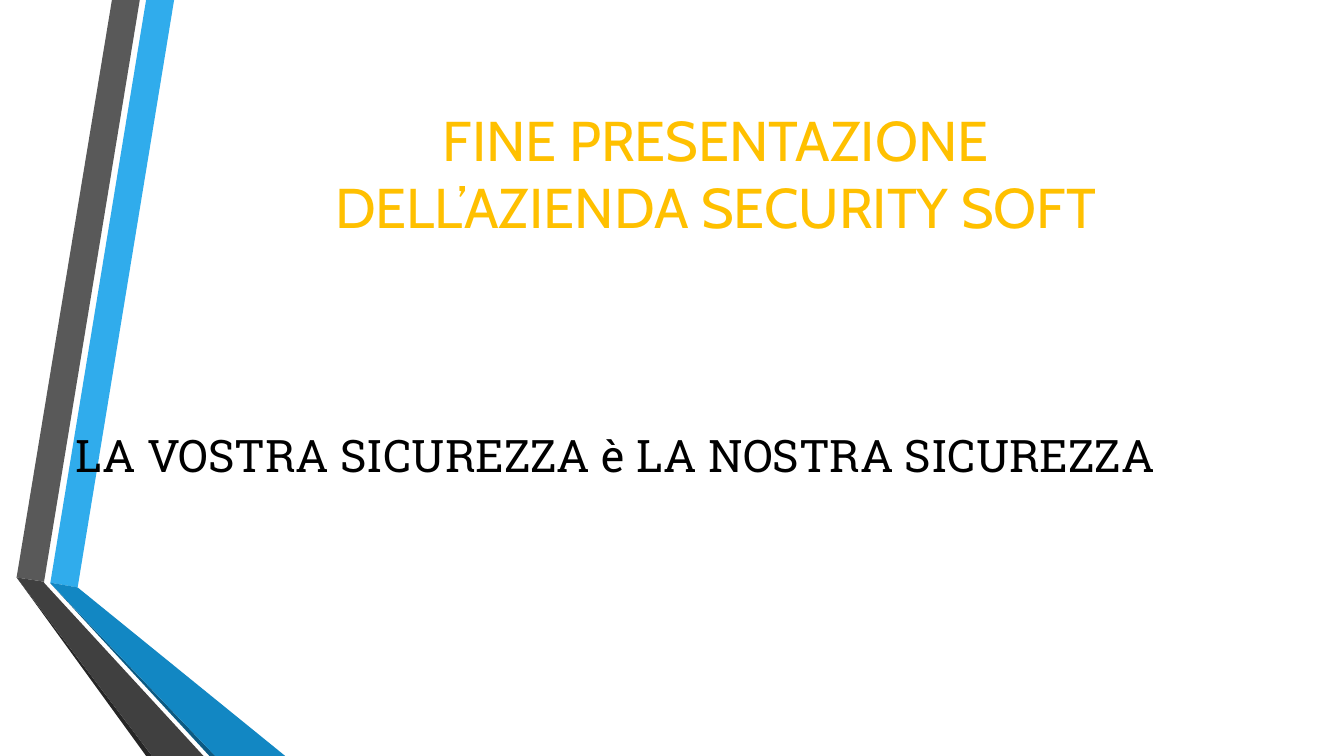
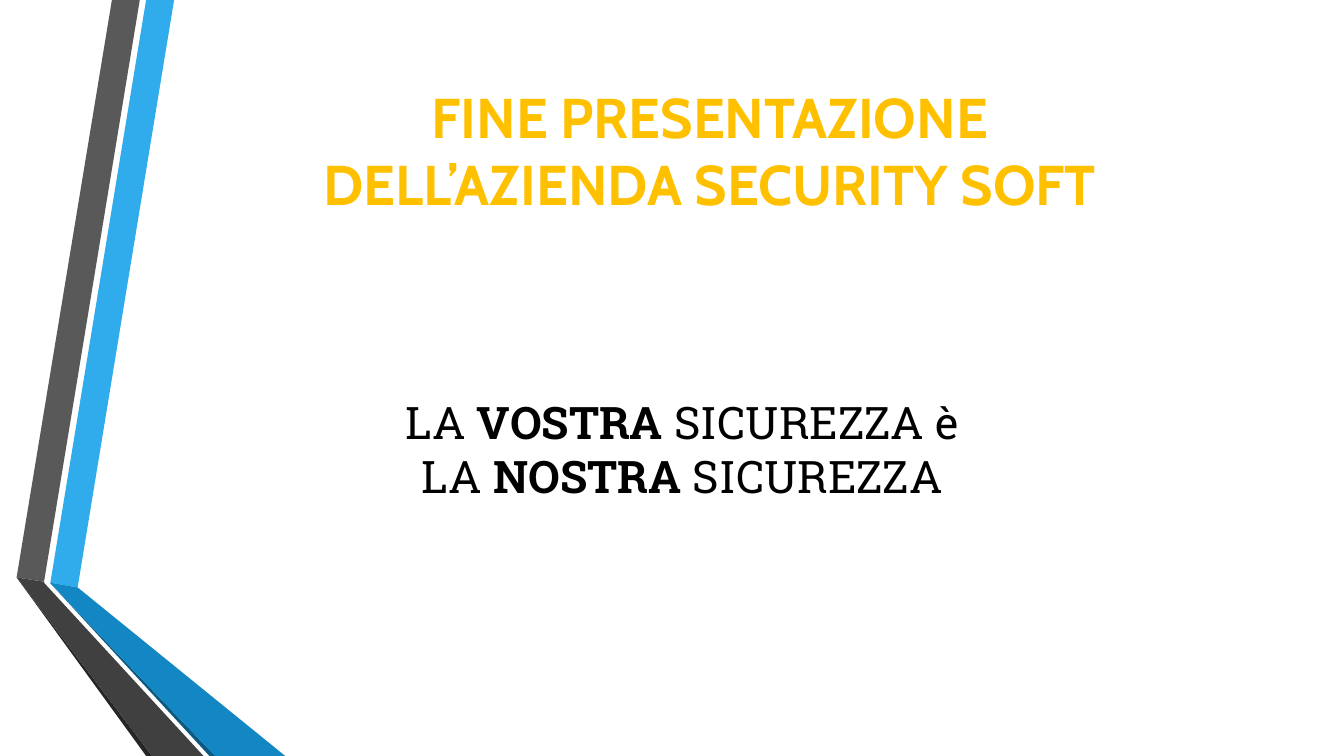
Before and after one commit to Lince99/GPOI, a slide deck: slide 10 of m0n0wall/Presentazione_M0n0wall.odp. Drawn at 1344x756 pixels with LibreOffice and Linux fonts; fonts in the diff are those of the drawing; background and template pictures are left out. Boxes give left, top, right and bottom in pixels: in the first picture for what was removed or moved away, otherwise in the second. Text is boxed around its words. In the diff, an @@ line names an element or a change of style, - is before the commit and + after.

```diff
--- a/m0n0wall/Presentazione_M0n0wall.odp
+++ b/m0n0wall/Presentazione_M0n0wall.odp
@@ title "FINE PRESENTAZIONE DELL’AZIENDA SECURITY SOFT": place and size @@
-title "FINE PRESENTAZIONE DELL’AZIENDA SECURITY SOFT" at [335, 121, 1096, 229]
+title "FINE PRESENTAZIONE DELL’AZIENDA SECURITY SOFT" at [324, 98, 1096, 206]
@@ title "FINE PRESENTAZIONE DELL’AZIENDA SECURITY SOFT" at [324, 98, 1096, 206]: bold on @@
@@ text "LA VOSTRA SICUREZZA è LA ...": place and size @@
-text "LA VOSTRA SICUREZZA è LA ..." at [76, 430, 1155, 483]
+text "LA VOSTRA SICUREZZA è LA ..." at [405, 406, 959, 494]
@@ text "LA VOSTRA SICUREZZA è LA ..." at [405, 406, 959, 494]: bold on in "VOSTRA NOSTRA"; alignment left to centre @@
```
Also in this commit, not shown: 8 other slides changed, 1 slide added, 1 slide removed, 5 other files.
